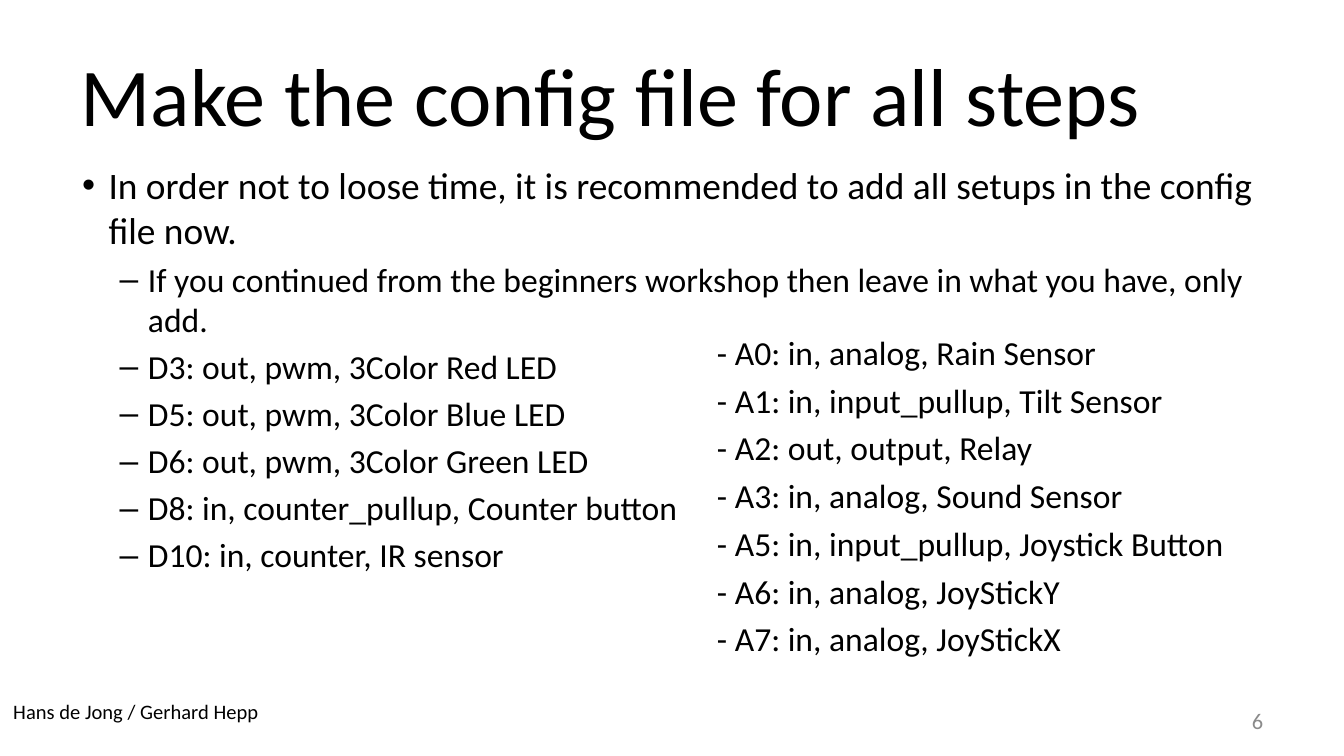
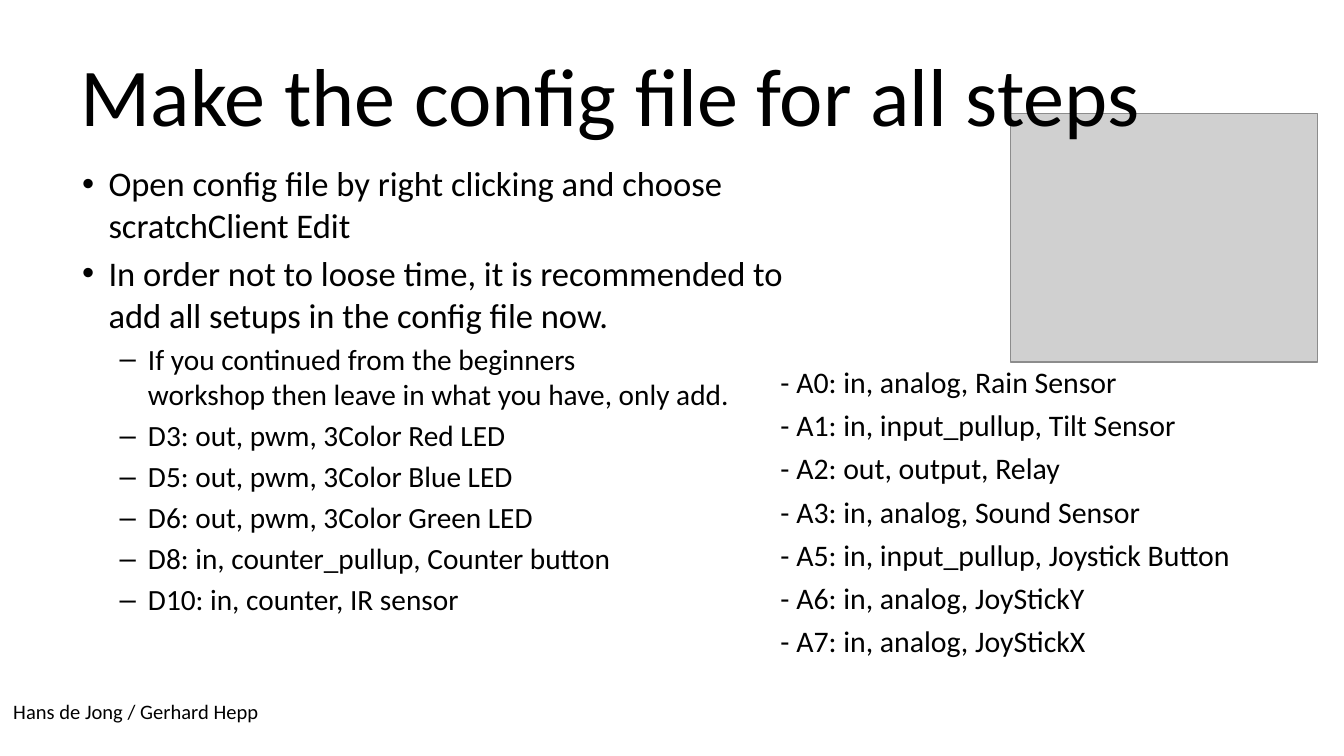
Before and after one commit to hansdejongehv/scratchClient-Tutorials, a slide deck: slide 5 of scratchClientTutorial/UK---English/UK - 3 - scratchCl Advanced Tutorial.pptx (slide 6 before the commit). Drawn at 1344x756 pixels with LibreOffice and Linux fonts; fonts in the diff are those of the drawing; grey boxes stand for pictures; background and template pictures are left out. Boxes give left, top, right and bottom in pixels: in the first picture for what was removed or moved away, otherwise in the second. Text is boxed around its words. In the diff, an @@ line names an element or a change of style, - is before the commit and + after.

```diff
--- a/scratchClientTutorial/UK---English/UK - 3 - scratchCl Advanced Tutorial.pptx
+++ b/scratchClientTutorial/UK---English/UK - 3 - scratchCl Advanced Tutorial.pptx
@@ picture added at box(1011, 113, 1317, 362) @@
@@ text at box(109, 172, 722, 239): paragraph added @@
+• Open config file by right clicking and choose
+  scratchClient Edit
@@ text at box(109, 262, 782, 614): size 20 to 18.5 pt in "In order not to loose time, it ..."; size 18 to 15.7 pt in "If you continued from the beginners workshop ...", "D3: out, pwm, 3Color Red LED", "D5: out, pwm, 3Color Blue LED", "D6: out, pwm, 3Color Green LED" and 2 more places @@
@@ text "- A0: in, analog, Rain ...": place and size @@
-text "- A0: in, analog, Rain ..." at box(735, 341, 1223, 657)
+text "- A0: in, analog, Rain ..." at box(796, 372, 1230, 657)
@@ text "- A0: in, analog, Rain ..." at box(796, 372, 1230, 657): size 18 to 16 pt @@
@@ page number removed at box(1252, 714, 1263, 729) @@
-6
```
Also in this commit, not shown: 20 other slides changed, 2 slides removed, 41 other files.
